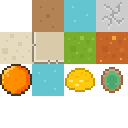
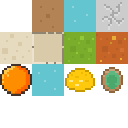
Comparing the layer stacks of the two w=128, h=128 images. Changes:
added layer "Pasted Layer" above "Background" over [32, 32, 64, 64]
